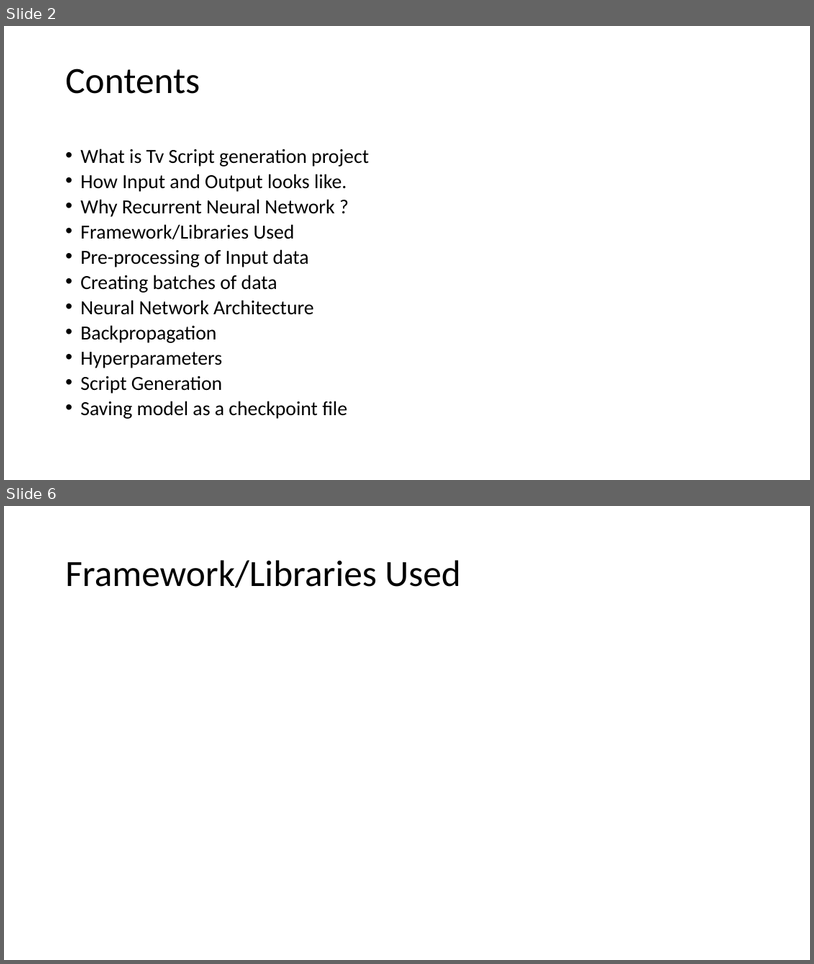
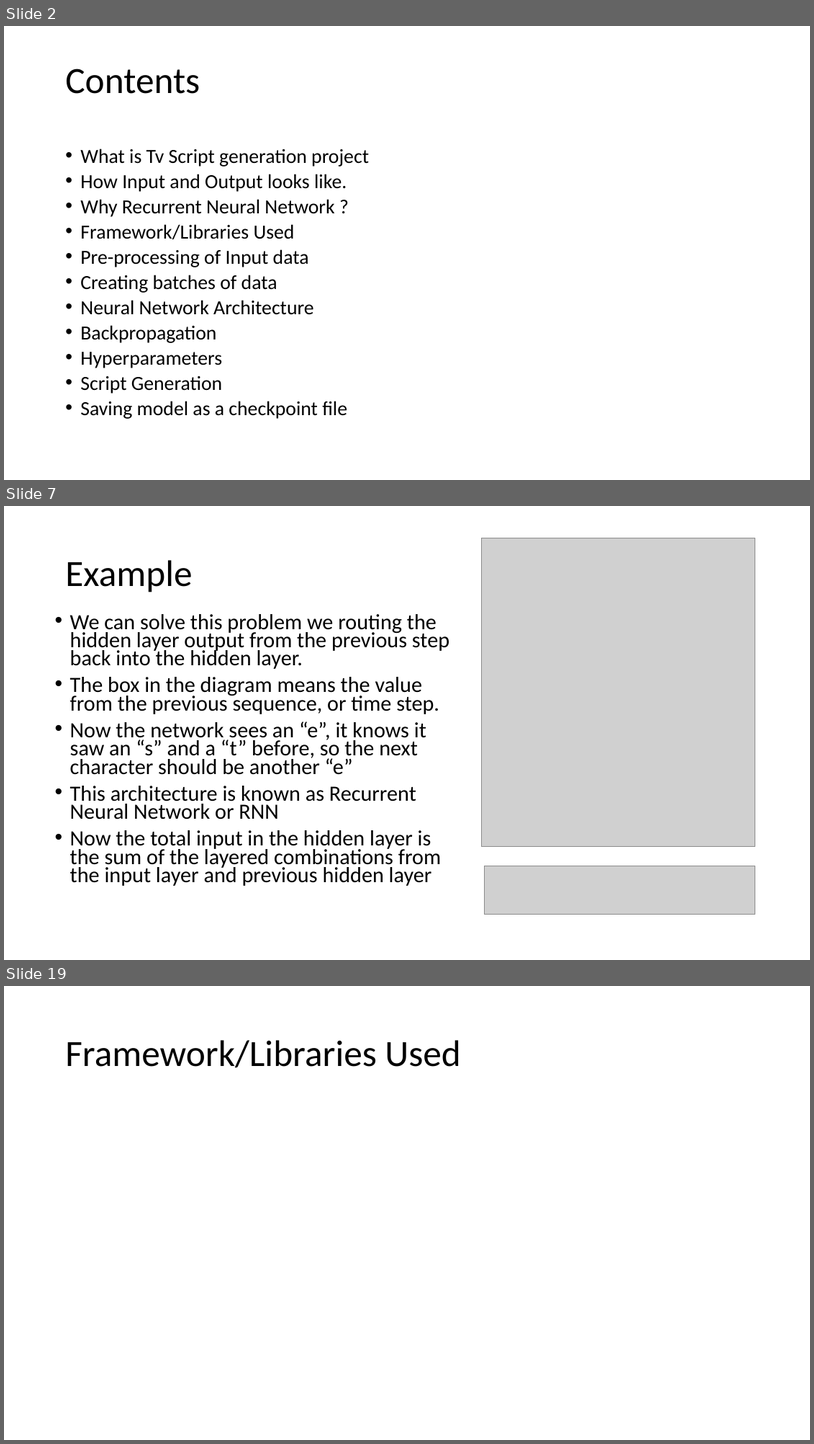
Before and after one commit to binit92/INSE-6421, a slide deck: Presentation.pptx. Shown one above the other, each under a label of ours: slides 2 and 6 before the commit, slides 2, 7 and 19 after it; the slides between them are not shown. The pictures are 814x964 and 814x1444 pixels, drawn with LibreOffice and Linux fonts; fonts in the diff are those of the drawing; grey boxes stand for pictures. Boxes give left, top, right and bottom in pixels: in the first picture for what was removed or moved away, otherwise in the second. Text is boxed around its words. In the diff, an @@ line names an element or a change of style, - is before the commit and + after.

```diff
--- a/Presentation.pptx
+++ b/Presentation.pptx
@@ slide 7 added at (4,506,810,960), background #FFFFFF @@
@@ picture added at (482,538,755,847) @@
@@ title added at (65,560,192,592), 44 pt, text #000000 @@
+Example
@@ text added at (70,614,450,885), 25.9 pt, text #000000 @@
+• We can solve this problem we routing the hidden layer output from the previous step back into the hidden layer.
+• The box in the diagram means the value from the previous sequence, or time step.
+• Now the network sees an “e”, it knows it saw an “s” and a “t” before, so the next character should be another “e”
+• This architecture is known as Recurrent Neural Network or RNN
+• Now the total input in the hidden layer is the sum of the layered combinations from the input layer and previous hidden layer
@@ picture added at (485,865,756,914) @@
@@ what was slide 6 is now slide 19 @@
```
Also in this commit, not shown: 1 slide changed, 13 other slides added, 1 slide removed, 13 other files.
